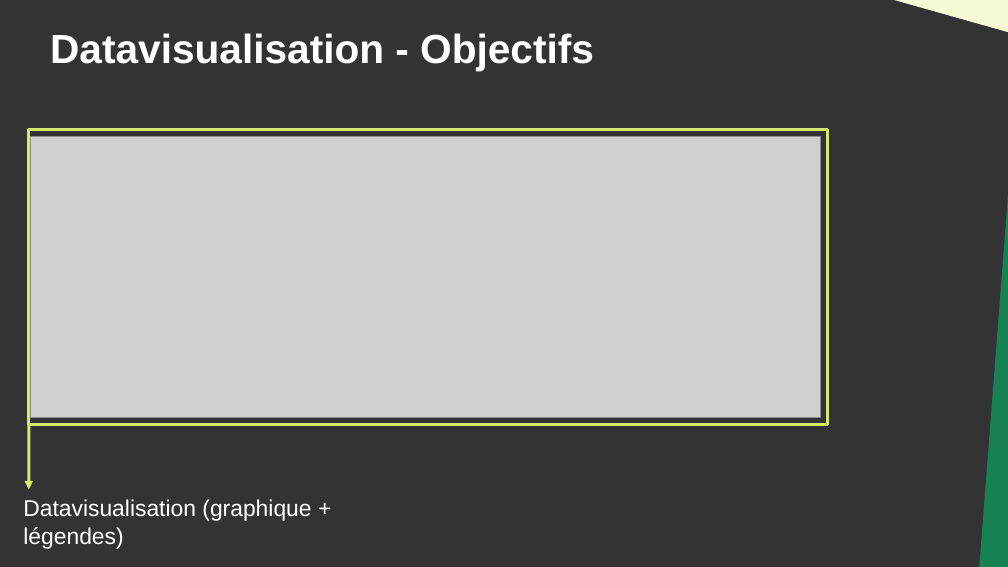
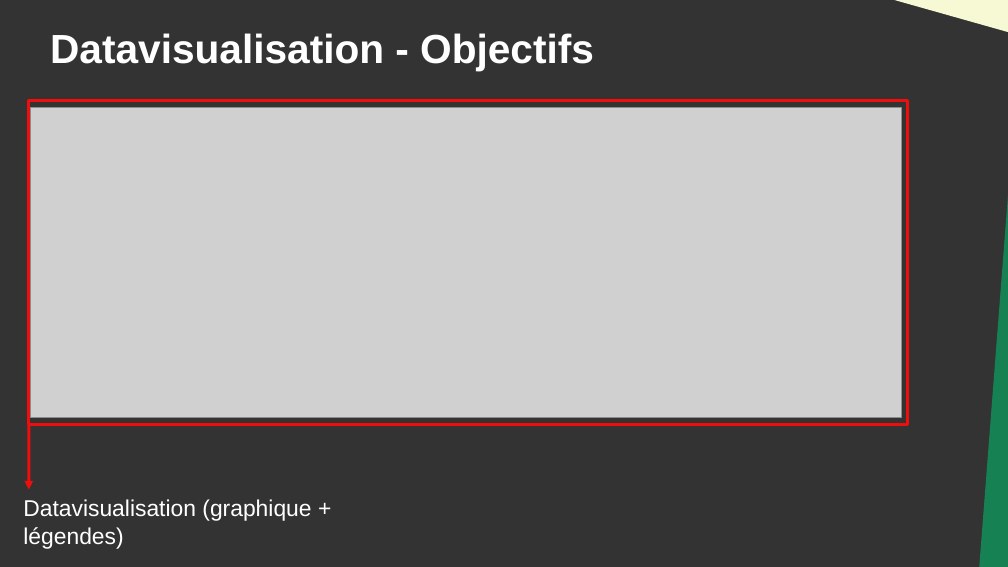
Before and after one commit to DanYellow/cours, a slide deck: slide 5 of data-journalisme-s4/travaux-pratiques/numero-4/presentation.odp. Drawn at 1008x567 pixels with LibreOffice and Linux fonts; fonts in the diff are those of the drawing; grey boxes stand for pictures. Boxes give left, top, right and bottom in pixels: in the first picture for what was removed or moved away, otherwise in the second. Text is boxed around its words. In the diff, an @@ line names an element or a change of style, - is before the commit and + after.

```diff
--- a/data-journalisme-s4/travaux-pratiques/numero-4/presentation.odp
+++ b/data-journalisme-s4/travaux-pratiques/numero-4/presentation.odp
@@ rectangle: place and size @@
-rectangle at (28, 130, 828, 425)
+rectangle at (28, 101, 907, 424)
@@ rectangle at (28, 101, 907, 424): outline #D4EA6B 2.3 pt to #F10D0C 2.3 pt @@
@@ picture: place and size @@
-picture at (30, 137, 820, 418)
+picture at (30, 108, 902, 418)
@@ arrow (28, 425) - (28, 489): stroke #D4EA6B 2.3 pt to #F10D0C 2.3 pt @@
```
Also in this commit, not shown: 12 other files.
